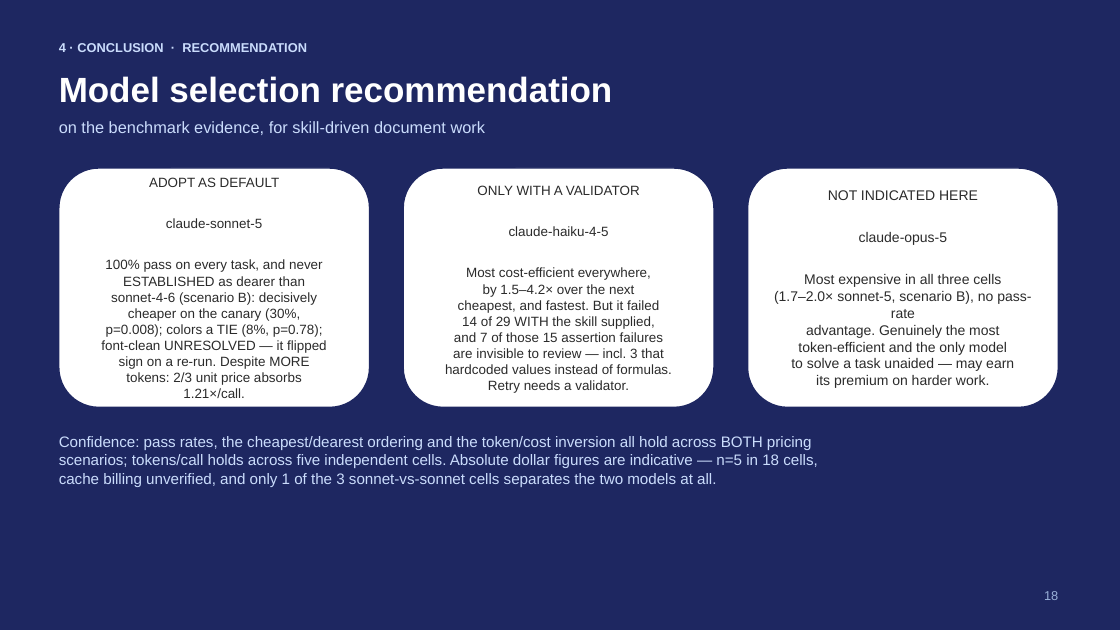
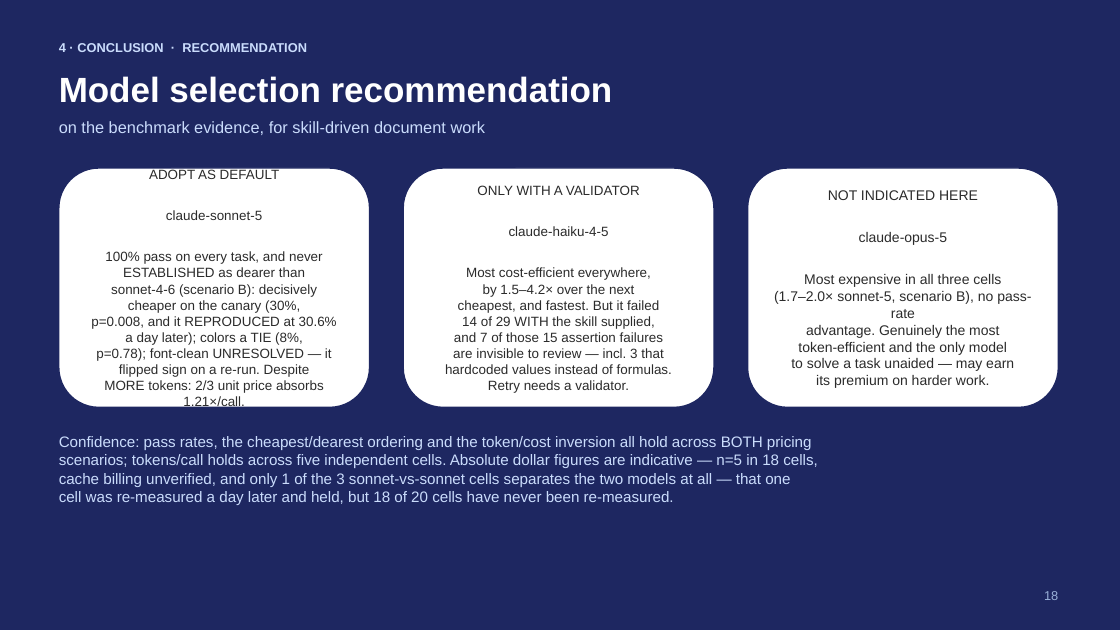
Before and after one commit to rossoctl/autobench-claudecode, a slide deck: slide 18 of results/autobench-claudecode-summary.pptx. Drawn at 1120x630 pixels with LibreOffice and Linux fonts; fonts in the diff are those of the drawing. Boxes give left, top, right and bottom in pixels: in the first picture for what was removed or moved away, otherwise in the second. Text is boxed around its words. In the diff, an @@ line names an element or a change of style, - is before the commit and + after.

```diff
--- a/results/autobench-claudecode-summary.pptx
+++ b/results/autobench-claudecode-summary.pptx
@@ text in rounded rectangle at (91,316,337,393): text changed @@
-p=0.008); colors a TIE (8%, p=0.78);
-font-clean UNRESOLVED — it flipped
-sign on a re-run. Despite MORE
-tokens: 2/3 unit price absorbs
+p=0.008, and it REPRODUCED at 30.6%
+a day later); colors a TIE (8%,
+p=0.78); font-clean UNRESOLVED — it
+flipped sign on a re-run. Despite
+MORE tokens: 2/3 unit price absorbs
@@ text at (59,473,790,505): text changed @@
-cache billing unverified, and only 1 of the 3 sonnet-vs-sonnet cells separates the two models at all.
+cache billing unverified, and only 1 of the 3 sonnet-vs-sonnet cells separates the two models at all — that one
+cell was re-measured a day later and held, but 18 of 20 cells have never been re-measured.
```
Also in this commit, not shown: 3 other slides changed, 6 other files.
